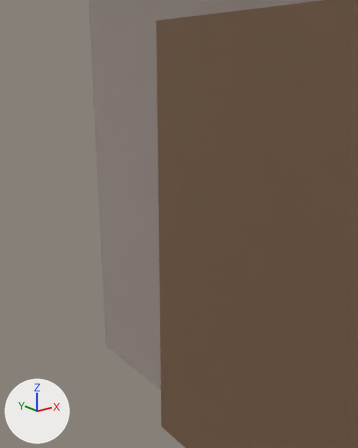
What one commit did to the FBX model Workshop_3/Assets/Prefabs/House.fbx.
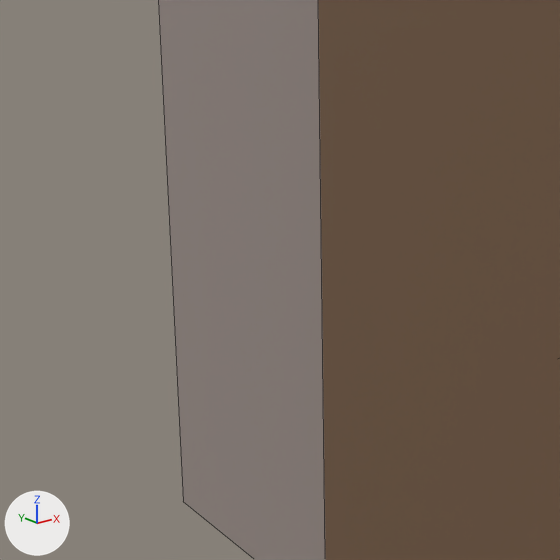
Old and new are each drawn from a 50 mm camera at (-1.673, -0.205, 0.812) aimed at (-1.089, 0.525, 0.52) and again close up on the part from 10% to 70% of the width and 34% to 82% of the height. The lights are fixed; the arrows at lower left show +X, +Y and +Z. The close-ups show mesh edges as thin lines. Where no turn or scale is listed for an object, it has been applied to the vertices.
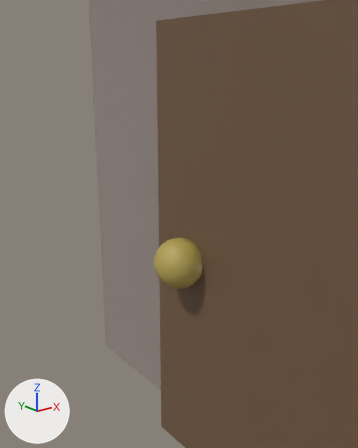
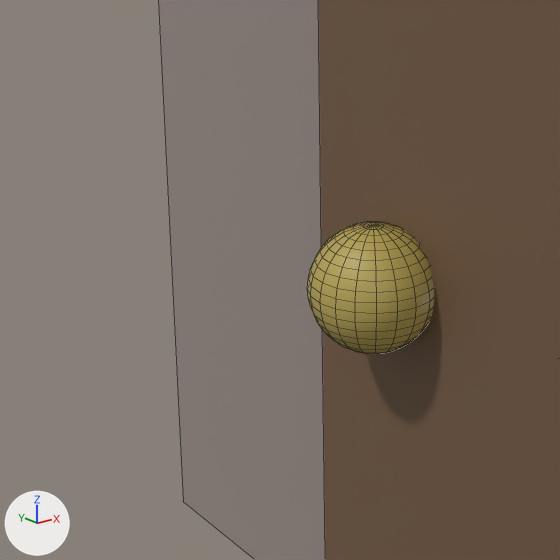
Commit message: House in Scene
House in Scene

The change, as a diff of the scene's bpy script:
```diff
--- a/Workshop_3/Assets/Prefabs/House.fbx.py
+++ b/Workshop_3/Assets/Prefabs/House.fbx.py
@@ mat_lambert5 @@
+mat_lambert5 = principled_material('lambert5')
+mat_lambert5.base_color = (0.5, 0.392, 0.0995)  # yellow #bca859
@@ me_mesh_004 @@
+me_mesh_004.from_pydata(...)  # a UV sphere (20 segments, 20 rings, poles along z) spanning x -0.05..0.05, y -0.05..0.05, z -0.05..0.05
+me_mesh_004.materials.append(mat_lambert5)  # yellow #bca859
@@ ob_psphere1 @@
+ob_psphere1 = bpy.data.objects.new('pSphere1', me_mesh_004)
+ob_psphere1.location = (-1.1031, 0.5069, 0.4465)
```

What differs and where, as boxes [x1, y1, x2, y2] in the close-ups (560 x 560 px):
'pSphere1', added (yellow)
    after: [307, 222, 435, 354]
